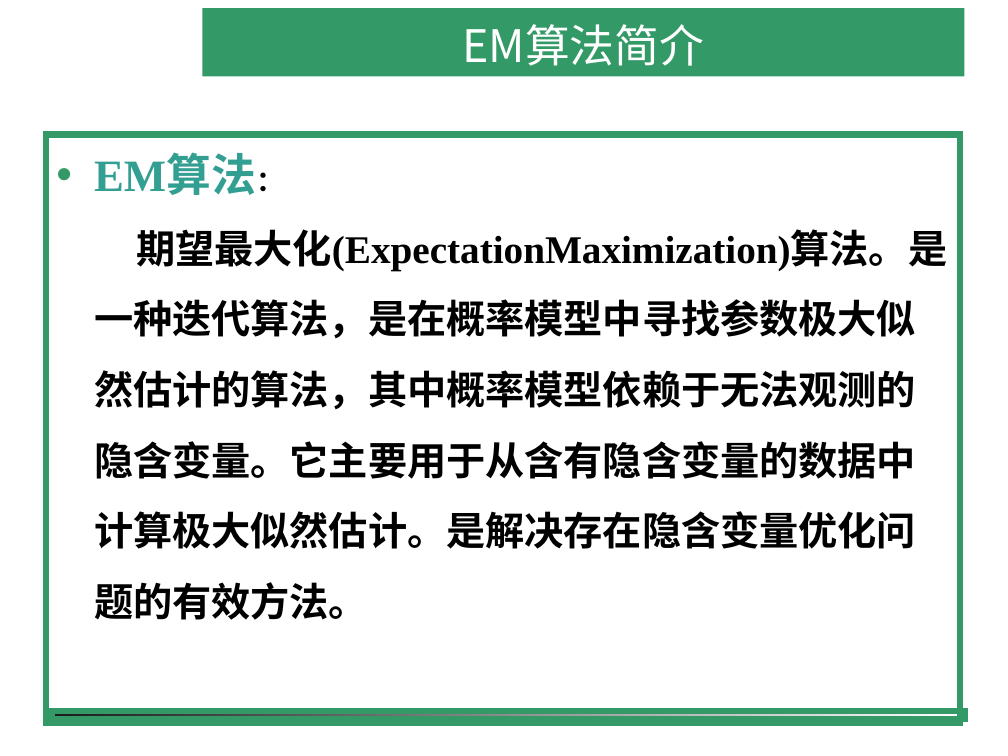
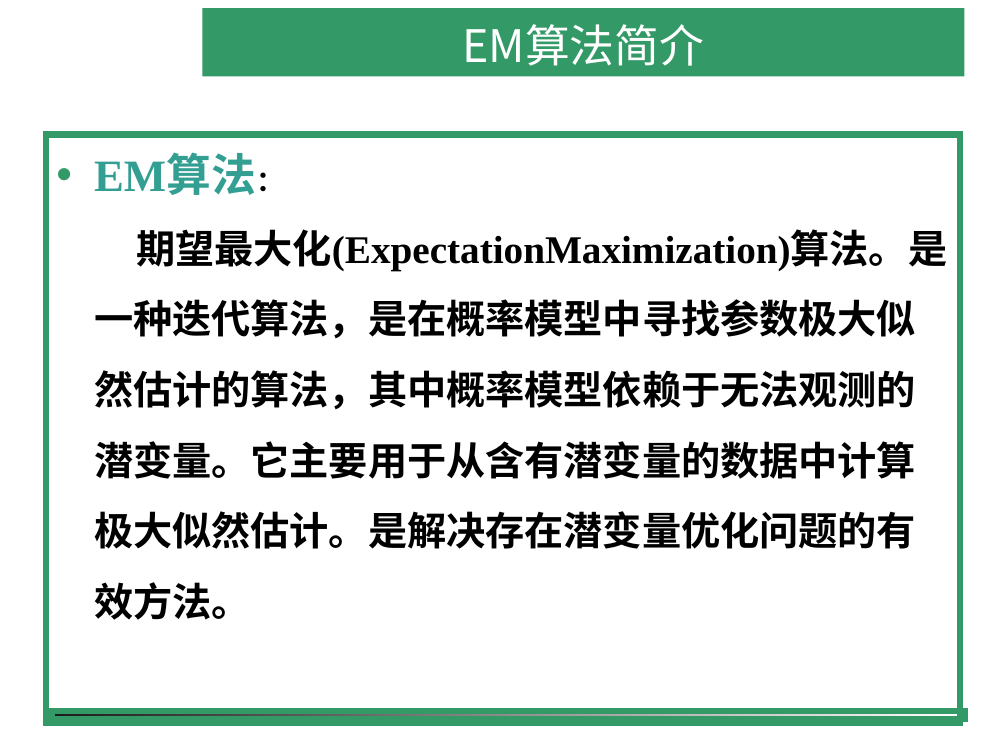
Before and after one commit to shfkuang/shfkuang.github.io, a slide deck: slide 3 of dm/ch4.5.ppt. Drawn at 1008x756 pixels with LibreOffice and Linux fonts; fonts in the diff are those of the drawing; background and template pictures are left out. Boxes give left, top, right and bottom in pixels: in the first picture for what was removed or moved away, otherwise in the second. Text is boxed around its words. In the diff, an @@ line names an element or a change of style, - is before the commit and + after.

```diff
--- a/dm/ch4.5.ppt
+++ b/dm/ch4.5.ppt
@@ text at <box>94,229,947,620</box>: text changed @@
-期望最大化(ExpectationMaximization)算法。是一种迭代算法，是在概率模型中寻找参数极大似然估计的算法，其中概率模型依赖于无法观测的隐含变量。它主要用于从含有隐含变量的数据中计算极大似然估计。是解决存在隐含变量优化问题的有效方法。
+期望最大化(ExpectationMaximization)算法。是一种迭代算法，是在概率模型中寻找参数极大似然估计的算法，其中概率模型依赖于无法观测的潜变量。它主要用于从含有潜变量的数据中计算极大似然估计。是解决存在潜变量优化问题的有效方法。
```
Also in this commit, not shown: 4 other slides changed, 2 slides added, 4 other files.
